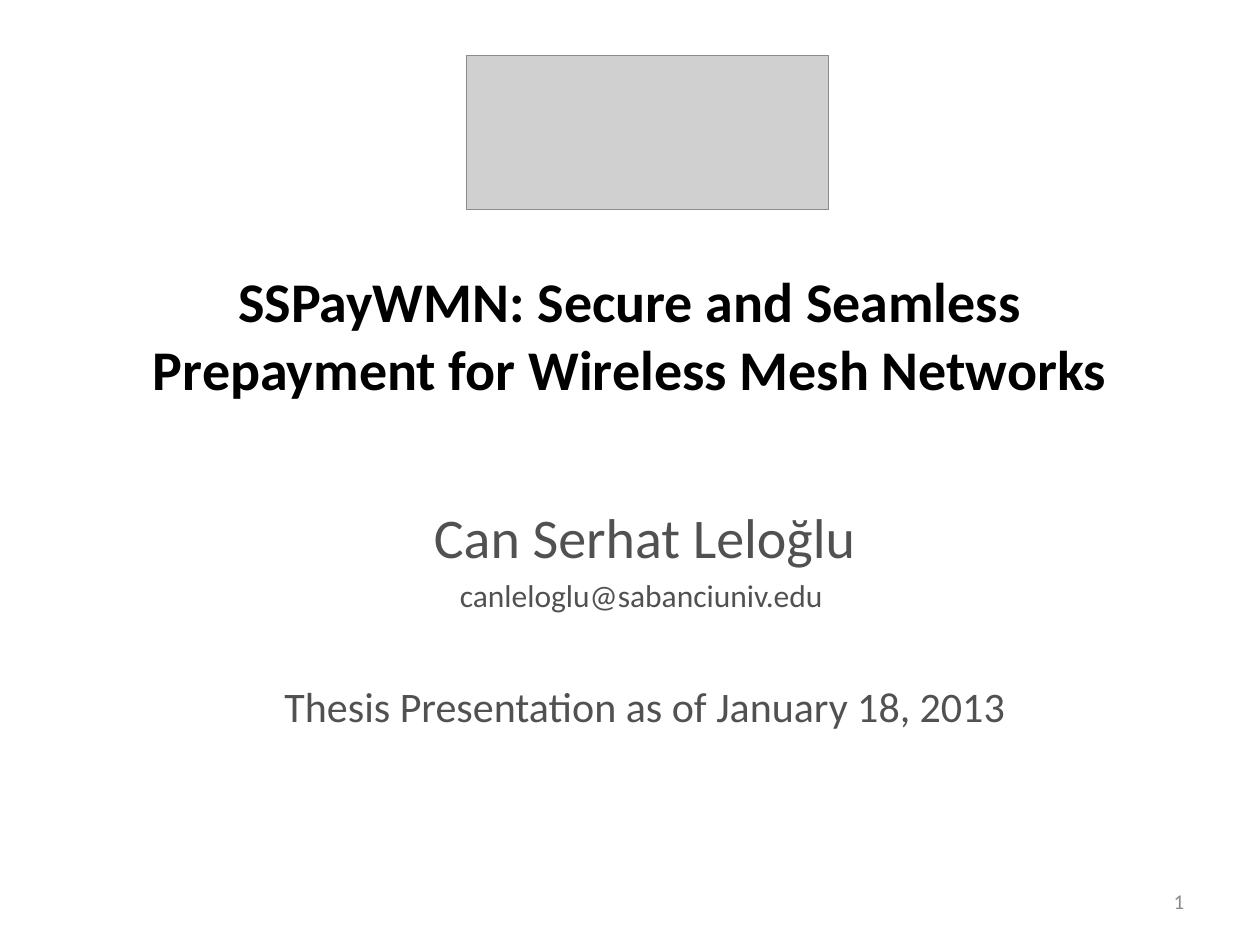
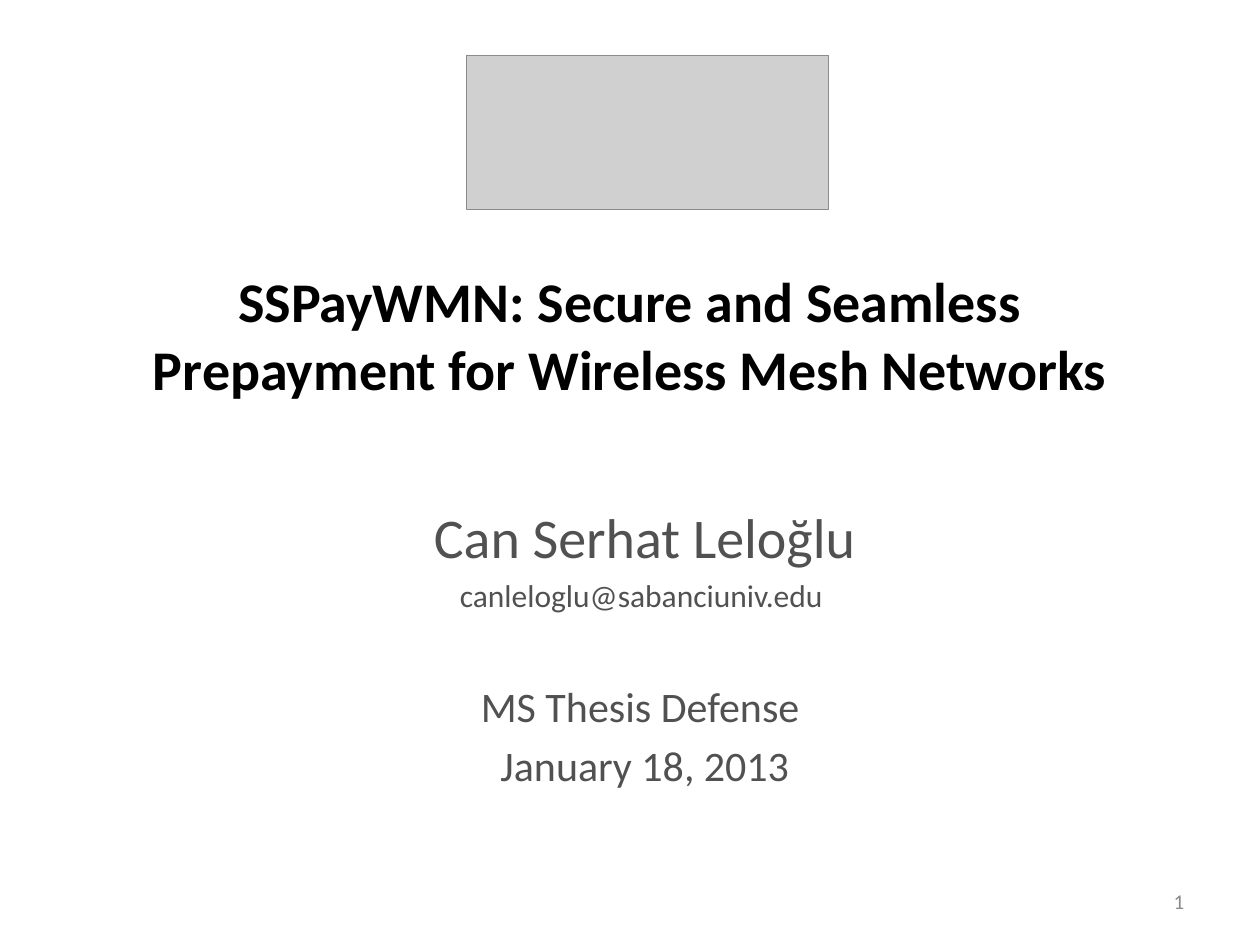
Before and after one commit to canleloglu/worddoc, a slide deck: slide 1 of sunum18Jan.pptx. Drawn at 1260x945 pixels with LibreOffice and Linux fonts; fonts in the diff are those of the drawing; grey boxes stand for pictures. Boxes give left, top, right and bottom in pixels: in the first picture for what was removed or moved away, otherwise in the second. Text is boxed around its words. In the diff, an @@ line names an element or a change of style, - is before the commit and + after.

```diff
--- a/sunum18Jan.pptx
+++ b/sunum18Jan.pptx
@@ subtitle at (x1=481, y1=693, x2=799, y2=788): text changed @@
-Thesis Presentation as of January 18, 2013
+MS Thesis Defense
+January 18, 2013
```
Also in this commit, not shown: 33 other slides changed, 3 slides added, 12 other files.
